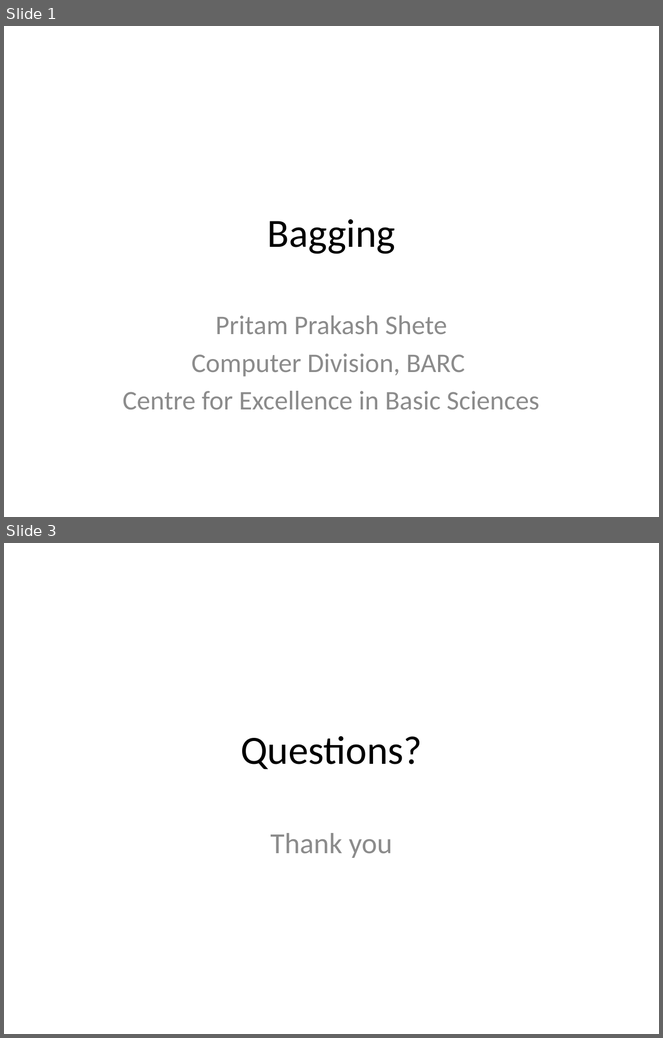
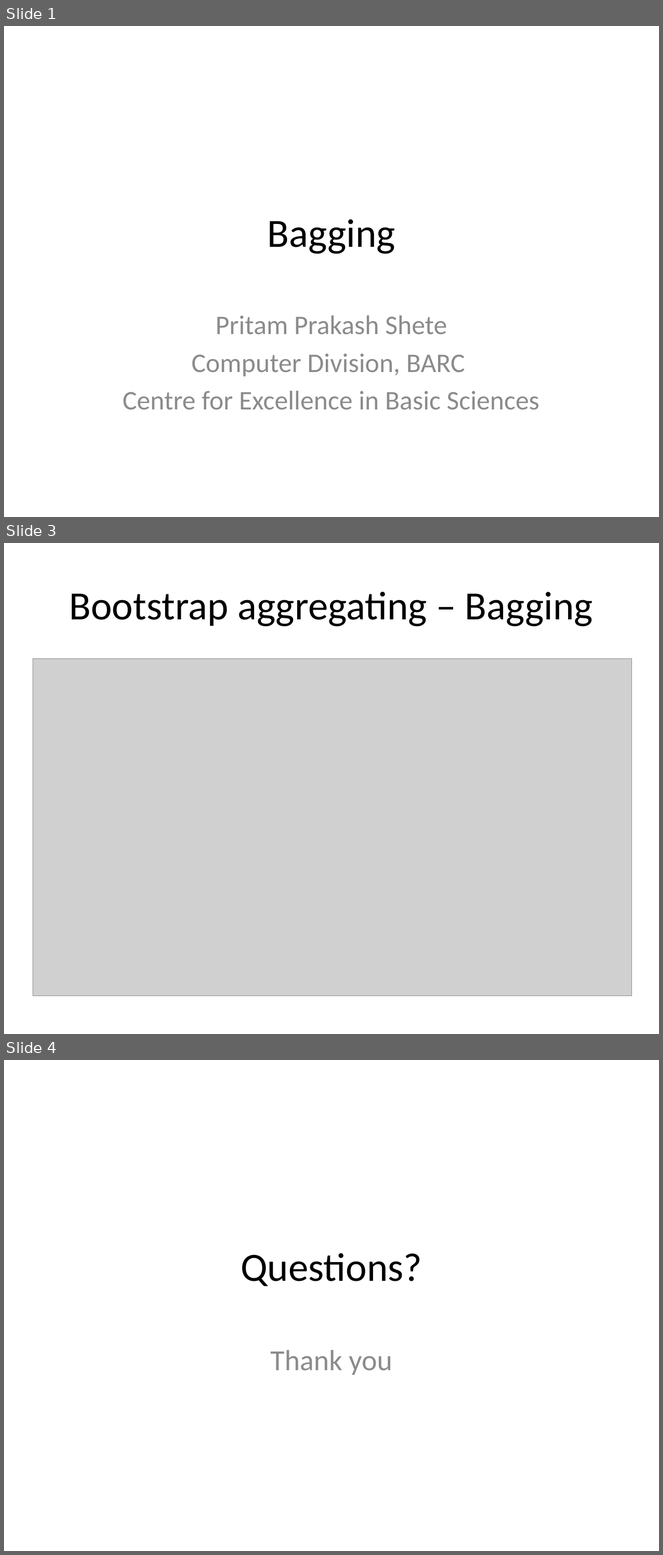
Before and after one commit to look4pritam/ArtificialIntelligence, a slide deck: MachineLearning/EnsembleMethods/Bagging.pptx. Shown one above the other, each under a label of ours: slides 1 and 3 before the commit, slides 1, 3 and 4 after it; the slides between them are not shown. The pictures are 663x1038 and 663x1555 pixels, drawn with LibreOffice and Linux fonts; fonts in the diff are those of the drawing; grey boxes stand for pictures. Boxes give left, top, right and bottom in pixels: in the first picture for what was removed or moved away, otherwise in the second. Text is boxed around its words. In the diff, an @@ line names an element or a change of style, - is before the commit and + after.

```diff
--- a/MachineLearning/EnsembleMethods/Bagging.pptx
+++ b/MachineLearning/EnsembleMethods/Bagging.pptx
@@ slide 3 added at <box>4,543,659,1034</box>, background #FFFFFF @@
@@ title added at <box>69,591,593,627</box>, 44 pt, text #000000 @@
+Bootstrap aggregating – Bagging
@@ picture added at <box>33,659,632,996</box> @@
@@ what was slide 3 is now slide 4 @@
```
Also in this commit, not shown: 1 slide changed.
